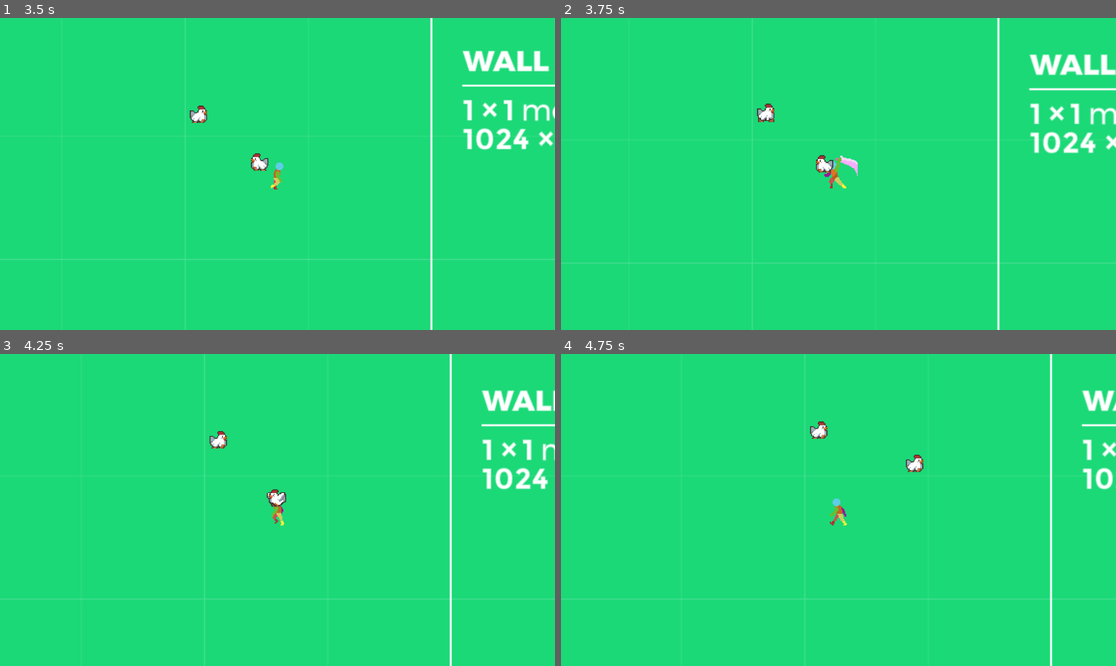
Above: before the commit, frames 1-4 (two rows, left to right).
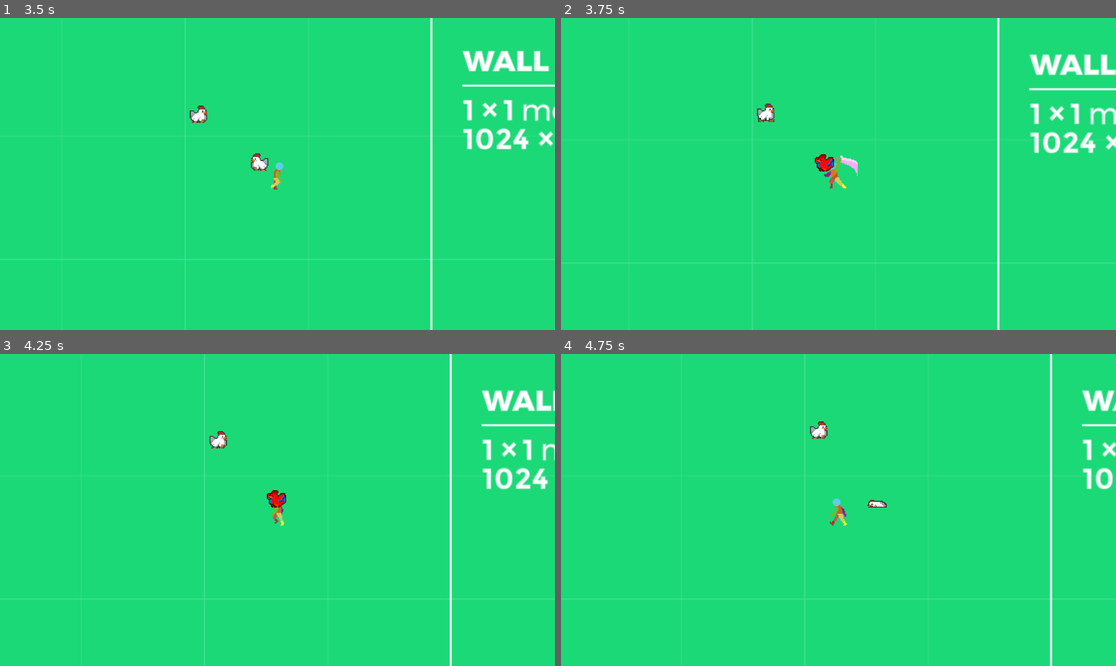
Above: after the commit, the same moments.

Repository: Buzimu/Fantastic-State-Machine-Godot-FSM
Game: Godot game, scene res://Scenes/World.tscn
The game is run twice, just before and just after one commit, with the same random seed, the same clock (stepped at 60 frames per second) and the same inputs. The engine's default icon, where the game draws it, is replaced by a stand-in: a white triangle on a blue panel in a dark square.
Inputs (mouse positions are in pixels of both pictures, inside the frame that each line leads up to):
- Up to frame 1 (3.5 s): move the mouse to (399, 158) at 0.52 s; hold D (MoveRight) 0.53-1.28 s; click (399, 158) at 0.6 s; move the mouse to (166, 189) at 1.27 s; hold S (MoveDown) 1.28-2.03 s; tap Shift (Sprint) at 1.35, 2.85 s; move the mouse to (333, 105) at 2.02 s; hold D (MoveRight) 2.03-2.78 s; click (333, 105) at 2.1 s; move the mouse to (249, 236) at 2.77 s; hold W (MoveUp) from 2.78 s (still down)
- Up to frame 2 (3.75 s): move the mouse to (1005, 220) at 3.52 s; release W (MoveUp) at 3.53 s; hold A (MoveLeft) from 3.53 s (still down); click (1005, 220) at 3.6 s
- Up to frame 3 (4.25 s): keep holding A (MoveLeft)
- Up to frame 4 (4.75 s): keep holding A (MoveLeft); move the mouse to (672, 463) at 4.27 s; tap Shift (Sprint) at 4.35 s

Frame 1 is identical in both runs. In frame 2, 0.2% of the frame differs, in the area x 45-50%, y 43-50%; in frame 3, 0.2%; in frame 4, 0.2%, in the area x 55-66%, y 32-50%.

Commit message:
Item drops
-Item drops are working (pending graphics)
-todo: item magnitism and collection.

Diff:
--- a/Scenes/Chicken.tscn
+++ b/Scenes/Chicken.tscn
@@ -14,6 +14,7 @@
 [ext_resource type="Script" path="res://Scripts/NPCFlee.gd" id="7_udup7"]
 [ext_resource type="Script" path="res://Scripts/NPCDeath.gd" id="10_ehtsm"]
 [ext_resource type="Script" path="res://Scripts/NPCDamaged.gd" id="13_c0hol"]
+[ext_resource type="Script" path="res://Scripts/NPCLootTable.gd" id="15_3gn7v"]
 
 [sub_resource type="AtlasTexture" id="AtlasTexture_rapbp"]
 atlas = ExtResource("4_mcbwh")
@@ -223,3 +224,6 @@
 
 [node name="CollisionShape2D" type="CollisionShape2D" parent="Interactions/NPCHitbox"]
 shape = SubResource("CircleShape2D_0wiwv")
+
+[node name="Loot Table" type="Node" parent="Interactions"]
+script = ExtResource("15_3gn7v")
--- /dev/null
+++ b/Scenes/Item.tscn
@@ -0,0 +1,13 @@
+[gd_scene load_steps=3 format=3 uid="uid://bwiu4kkayhvqa"]
+
+[ext_resource type="Script" path="res://Scripts/Item.gd" id="1_ecyqo"]
+[ext_resource type="Texture2D" uid="uid://34hj36nwylp0" path="res://Assets/icon.svg" id="2_1dytd"]
+
+[node name="Item" type="Node2D"]
+script = ExtResource("1_ecyqo")
+itemID = null
+expansion = null
+
+[node name="Sprite2D" type="Sprite2D" parent="."]
+scale = Vector2(0.25, 0.25)
+texture = ExtResource("2_1dytd")
--- a/Scenes/World.tscn
+++ b/Scenes/World.tscn
@@ -1,8 +1,9 @@
-[gd_scene load_steps=6 format=3 uid="uid://cefmkqx81yl4h"]
+[gd_scene load_steps=7 format=3 uid="uid://cefmkqx81yl4h"]
 
 [ext_resource type="PackedScene" uid="uid://cxpo1h8yhig5o" path="res://Scenes/Player.tscn" id="1_ods4y"]
 [ext_resource type="Texture2D" uid="uid://bwlvermqxe7qr" path="res://Assets/texture_01.png" id="2_ssci7"]
 [ext_resource type="PackedScene" uid="uid://bddrbundumvf2" path="res://Scenes/Chicken.tscn" id="3_sma7e"]
+[ext_resource type="PackedScene" uid="uid://bwiu4kkayhvqa" path="res://Scenes/Item.tscn" id="4_hawkn"]
 
 [sub_resource type="TileSetAtlasSource" id="TileSetAtlasSource_xaky0"]
 texture = ExtResource("2_ssci7")
@@ -27,3 +28,5 @@
 
 [node name="Chicken2" parent="." instance=ExtResource("3_sma7e")]
 position = Vector2(406, 258)
+
+[node name="Item" parent="." instance=ExtResource("4_hawkn")]
--- /dev/null
+++ b/Scripts/Item.gd
@@ -0,0 +1,21 @@
+extends Node2D
+
+@export var item_id: int = 1
+
+func _ready() -> void:
+	var item_data = ItemDB.get_item_data(item_id)
+	if item_data.is_empty():
+		queue_free()
+		return
+
+	# Set sprite based on data
+	var sprite = $Sprite2D
+	var texture = load("res://Assets/" + item_data.spritesheet + ".png")
+	if texture:
+		sprite.texture = texture
+		sprite.region_enabled = true
+		sprite.region_rect = Rect2(
+			item_data.spriteCoords.x * 32, # Assuming 32x32 sprites
+			item_data.spriteCoords.y * 32,
+			32, 32
+		)
--- /dev/null
+++ b/Scripts/ItemDB.gd
@@ -0,0 +1,28 @@
+extends Node
+
+var _items: Dictionary = {}
+
+func _ready() -> void:
+	load_items()
+
+func load_items() -> void:
+	# In the future, this could load from JSON/CSV files
+	# For now, hardcoded for development
+	_items = {
+		1: {
+			"name": "Raw Poultry",
+			"spritesheet": "sp0",
+			"spriteCoords": Vector2(0, 0)
+		},
+		2: {
+			"name": "Feather",
+			"spritesheet": "sp0",
+			"spriteCoords": Vector2(1, 0)
+		}
+	}
+
+func get_item_data(id: int) -> Dictionary:
+	if _items.has(id):
+		return _items[id]
+	push_error("Item ID %d not found in database" % id)
+	return {}
--- /dev/null
+++ b/Scripts/LootDB.gd
@@ -0,0 +1,39 @@
+extends Node
+
+var _loot_tables: Dictionary = {}
+
+func _ready() -> void:
+	load_loot_tables()
+
+func load_loot_tables() -> void:
+	# In the future, this could load from JSON/CSV files
+	_loot_tables = {
+		"chicken": {
+			"guaranteed": [
+				{
+					"itemId": 1,
+					"quantity": Vector2i(1, 1)
+				}
+			],
+			"random": [
+				{
+					"itemId": 2,
+					"dropChance": 80,
+					"quantity": Vector2i(0, 3)
+				}
+			],
+			"bonus": [
+				{
+					"itemId": 2,
+					"dropChance": 25,
+					"quantity": Vector2i(1, 1)
+				}
+			]
+		}
+	}
+
+func get_loot_table(npc_type: String) -> Dictionary:
+	if _loot_tables.has(npc_type):
+		return _loot_tables[npc_type]
+	push_error("Loot table for %s not found" % npc_type)
+	return {}
--- a/Scripts/NPCDeath.gd
+++ b/Scripts/NPCDeath.gd
@@ -3,8 +3,12 @@
 
 @export var sprite : AnimatedSprite2D
 @export var death_duration := 5.0
+@export var drop_delay := 0.1  # Small delay before dying
+@export var can_drop_bonus := true
 
 var death_timer : Timer
+var drop_timer : Timer
+@onready var loot_table = owner.get_node("Interactions/Loot Table")
 
 func _ready():
 	death_timer = Timer.new()
@@ -12,17 +16,19 @@
 	death_timer.timeout.connect(_on_death_timer_timeout)
 	add_child(death_timer)
 
+	drop_timer = Timer.new()
+	drop_timer.one_shot = true
+	drop_timer.timeout.connect(_on_drop_timer_timeout)
+	add_child(drop_timer)
+
 func Enter():
-	print("Uh Oh! ", owner , " died!")
 	# Get reference to stats and turn on invincibility
 	var stats = owner.get_node("Stats") as NPCStats
 	stats.invicibility = true
 
-	# Turn off hitbox
-	var hitbox = owner.get_node("Interactions/NPCHitbox")
-	if hitbox:
-		hitbox.set_deferred("monitoring", false)
-		hitbox.set_deferred("monitorable", false)
+	# Now connect to hit signal only during death state
+	if owner.has_signal("npc_hit"):
+		owner.npc_hit.connect(_on_corpse_hit)
 
 	# Play death animation
 	if sprite:
@@ -33,6 +39,25 @@
 
 func Exit():
 	death_timer.stop()
+	drop_timer.stop()
+	can_drop_bonus = false
+
+	# Disconnect the hit signal when exiting death state
+	if owner.has_signal("npc_hit") and owner.npc_hit.is_connected(_on_corpse_hit):
+		owner.npc_hit.disconnect(_on_corpse_hit)
 
 func _on_death_timer_timeout():
+	# Roll and spawn main loot
+	var drops = loot_table.roll_loot("chicken")
+	loot_table.spawn_drops(drops)
+
+	# Start brief delay before death
+	drop_timer.start(drop_delay)
+
+func _on_drop_timer_timeout():
+	# Now we can safely die
 	owner._die()
+
+func _on_corpse_hit(_attacker: Node, _damage: int):
+	if can_drop_bonus:
+		loot_table.roll_bonus_drop("chicken")
--- /dev/null
+++ b/Scripts/NPCLootTable.gd
@@ -0,0 +1,89 @@
+extends Node
+
+const ItemScene = preload("res://Scenes/Item.tscn")
+const DROP_FORCE = 75.0
+const DROP_SPREAD = PI * 2  # Full circle spread
+const MIN_FORCE = 50.0
+const MAX_FORCE = 100.0
+const BONUS_FORCE_MULTIPLIER = 0.75  # New constant for bonus drops
+
+func spawn_drops(drops: Array) -> void:
+	# Start from a random initial angle
+	var start_angle = randf() * DROP_SPREAD
+	var angle_step = DROP_SPREAD / max(drops.size(), 1)  # Prevent division by zero
+
+	for i in drops.size():
+		var item = ItemScene.instantiate()
+		item.item_id = drops[i]
+
+		# Calculate angle for even distribution, starting from random position
+		var base_angle = start_angle + (i * angle_step)
+		# Add some randomness to the angle
+		var angle = base_angle + randf_range(-0.2, 0.2)
+
+		var direction = Vector2(cos(angle), sin(angle))
+		# Randomize force for each item
+		var force = randf_range(MIN_FORCE, MAX_FORCE)
+		# If this is a bonus drop (from roll_bonus_drop), reduce the force
+		if get_stack()[1].source.contains("NPCLootTable"):
+			force *= BONUS_FORCE_MULTIPLIER
+
+		# Add to scene at start position
+		owner.get_parent().add_child(item)
+		item.global_position = owner.global_position
+
+		# Calculate target position
+		var target_pos = item.global_position + direction * force
+
+		# Create tween for arc motion
+		var tween = create_tween()
+		tween.set_parallel(true)
+
+		# Starting position slightly above for better arc
+		item.global_position.y -= 20
+
+		# X movement (linear)
+		tween.tween_property(item, "global_position:x", target_pos.x, 0.5)
+
+		# Y movement (quadratic for arc effect)
+		tween.tween_property(item, "global_position:y", target_pos.y, 0.5)\
+			.set_trans(Tween.TRANS_QUAD)\
+			.set_ease(Tween.EASE_IN)
+
+
+
+func roll_loot(npc_type: String) -> Array:
+	var drops = []
+	var loot_table = LootDB.get_loot_table(npc_type)
+	if loot_table.is_empty():
+		return drops
+
+	# Handle guaranteed drops
+	if loot_table.has("guaranteed"):
+		for entry in loot_table.guaranteed:
+			var qty = randi_range(entry.quantity.x, entry.quantity.y)
+			for i in qty:
+				drops.append(entry.itemId)
+
+	# Handle random drops
+	if loot_table.has("random"):
+		for entry in loot_table.random:
+			if randf() * 100 <= entry.dropChance:
+				var qty = randi_range(entry.quantity.x, entry.quantity.y)
+				for i in qty:
+					drops.append(entry.itemId)
+
+	return drops
+
+func roll_bonus_drop(npc_type: String) -> void:
+	var loot_table = LootDB.get_loot_table(npc_type)
+	if not loot_table.has("bonus"):
+		return
+
+	for entry in loot_table.bonus:
+		if randf() * 100 <= entry.dropChance:
+			var qty = randi_range(entry.quantity.x, entry.quantity.y)
+			var drops = []
+			for i in qty:
+				drops.append(entry.itemId)
+			spawn_drops(drops)
--- a/Scripts/NPCStats.gd
+++ b/Scripts/NPCStats.gd
@@ -1,7 +1,7 @@
 extends Node
 class_name NPCStats
 
-@export var maxhealth := 5 #The maximum health for this creature
-@export var health := 5 #The base starting health for this creature
+@export var maxhealth := 1 #The maximum health for this creature
+@export var health := 1 #The base starting health for this creature
 @export var invicibility := false #We will track if the mob is allowed to be hit
 @export var afflicted := false #We will track if the mob is afflicted with any status affect
--- a/project.godot
+++ b/project.godot
@@ -19,6 +19,8 @@
 
 SignalManager="*res://Scripts/Signal_Manager.gd"
 StatusEffects="*res://Scripts/status_effects.gd"
+ItemDB="*res://Scripts/ItemDB.gd"
+LootDB="*res://Scripts/LootDB.gd"
 
 [input]
 
Binary file removed: Assets/ChickenDamage.gif
Binary file removed: Assets/ChickenDie.gif
Not shown: 1 places in Scenes/Chicken.tscn that only renumber resources
